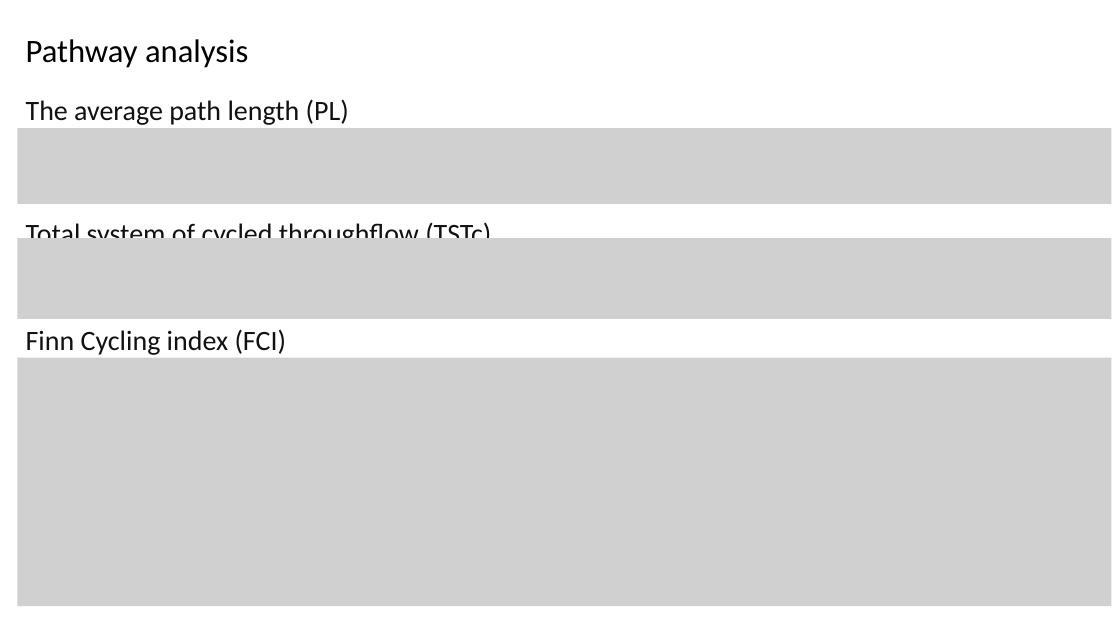
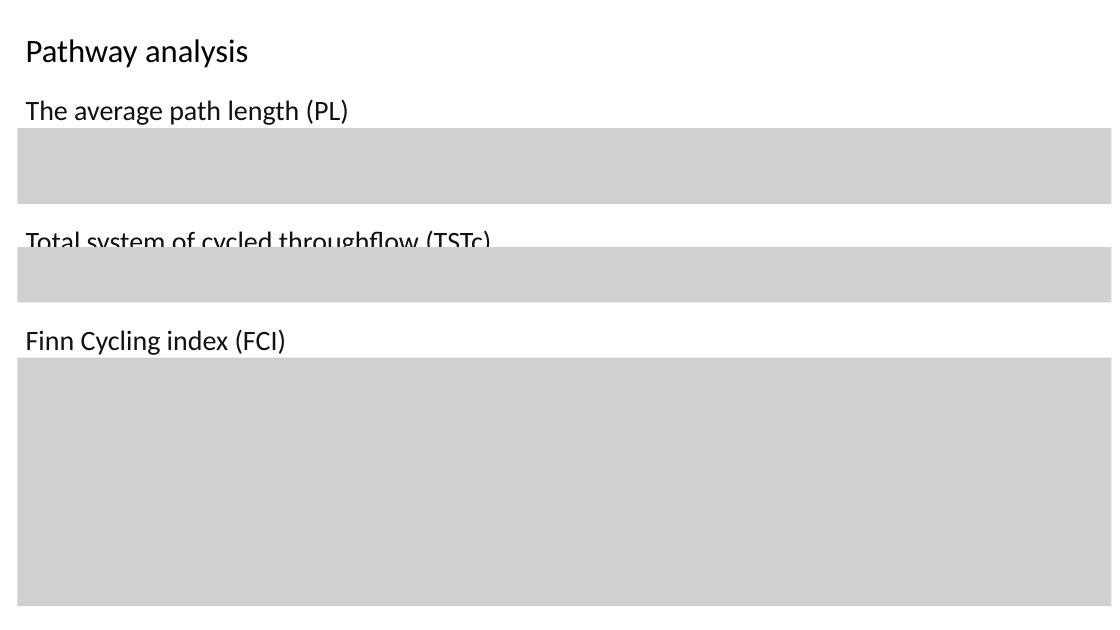
Before and after one commit to chueh1115/GPSC_data, a slide deck: slide 7 of context/GCfoodweb_p3.pptx. Drawn at 1120x630 pixels with LibreOffice and Linux fonts; fonts in the diff are those of the drawing; grey boxes stand for pictures. Boxes give left, top, right and bottom in pixels: in the first picture for what was removed or moved away, otherwise in the second. Text is boxed around its words. In the diff, an @@ line names an element or a change of style, - is before the commit and + after.

```diff
--- a/context/GCfoodweb_p3.pptx
+++ b/context/GCfoodweb_p3.pptx
@@ text "Total system of cycled throughflow ...": place and size @@
-text "Total system of cycled throughflow ..." at [26,219,491,238]
+text "Total system of cycled throughflow ..." at [26,228,491,247]
@@ picture: place and size @@
-picture at [18,239,1112,319]
+picture at [18,247,1112,302]
```
Also in this commit, not shown: 6 other slides changed, 7 slides added, 14 other files.
